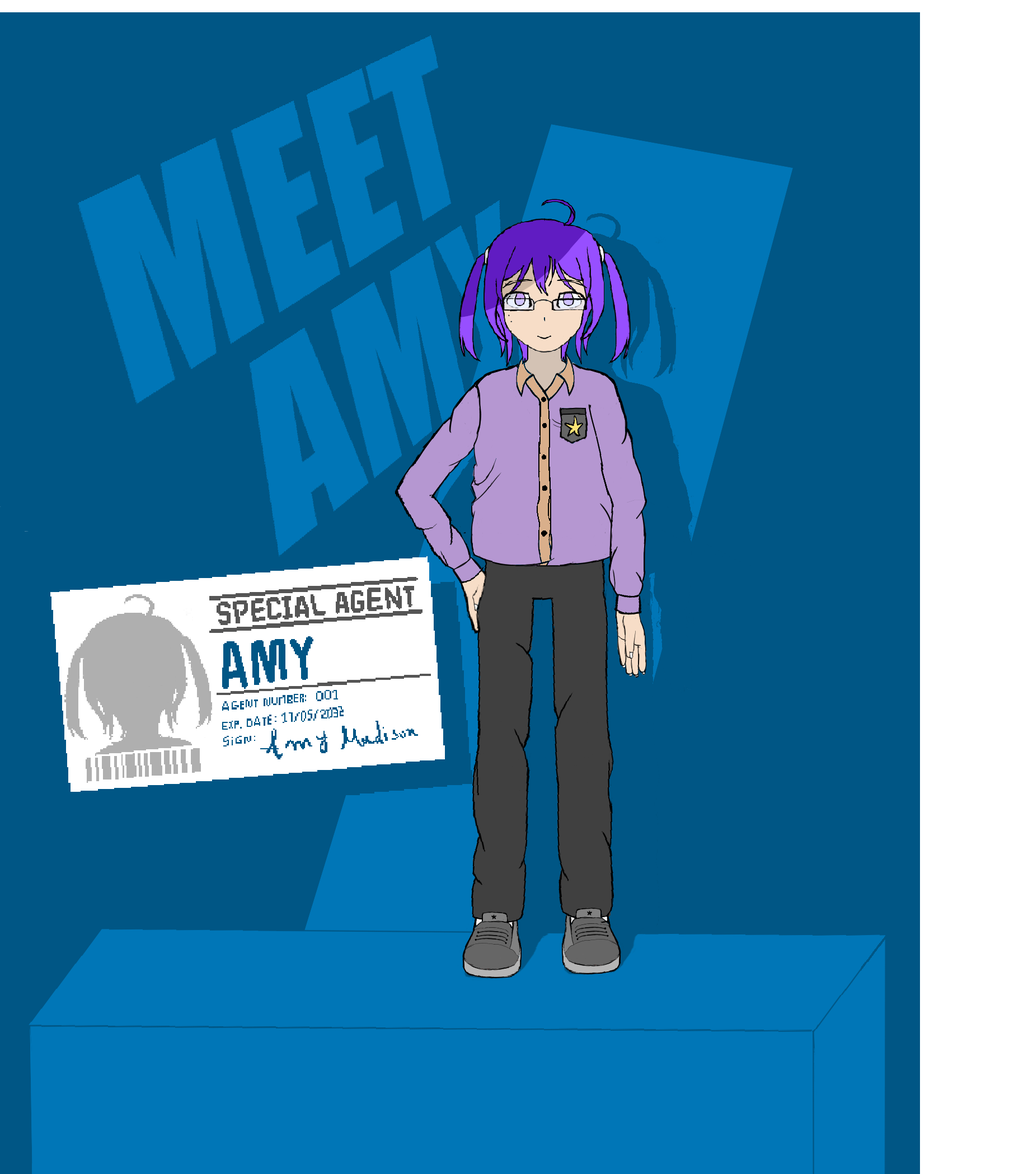
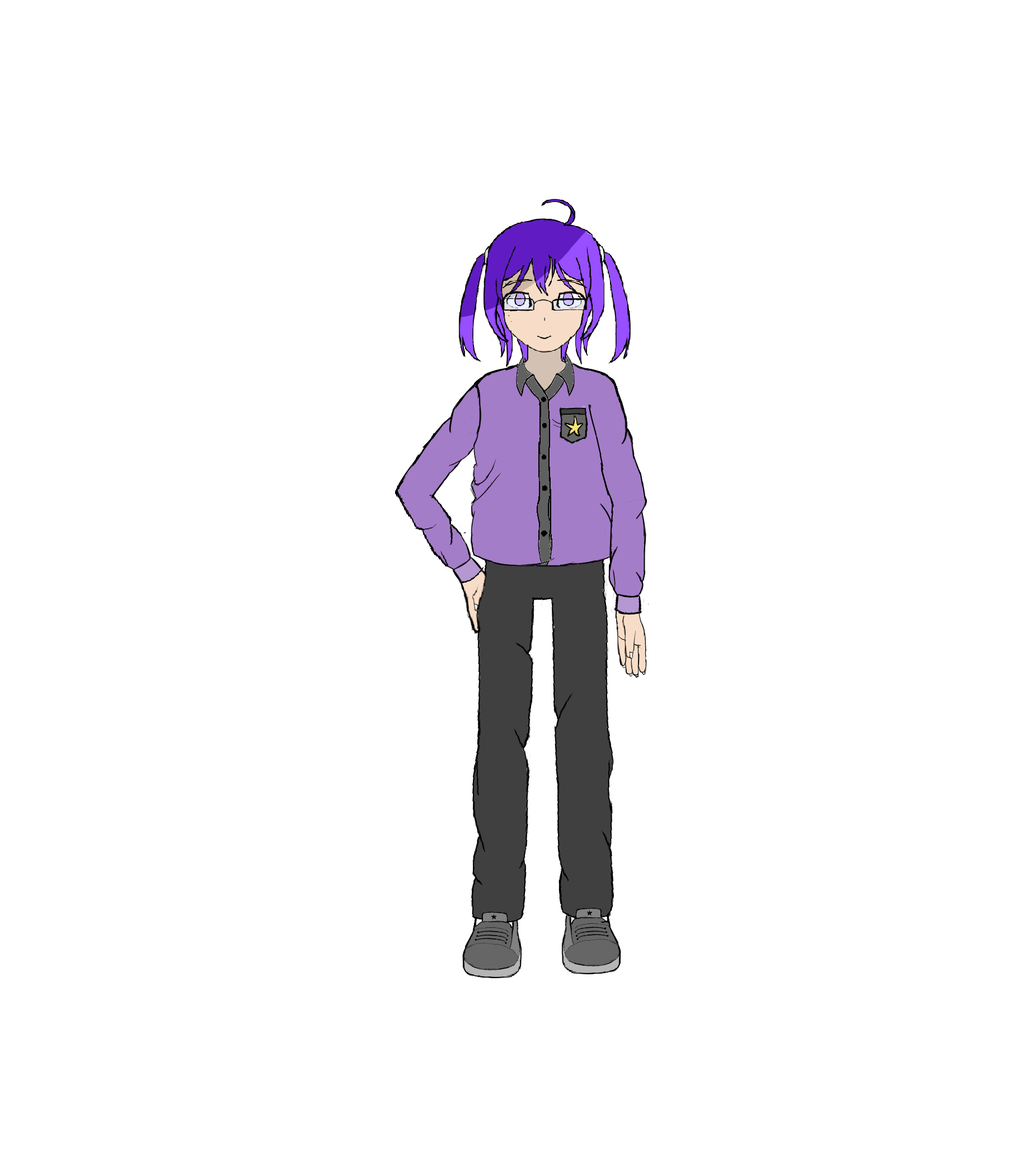
Layers edited between the first and the second w=1014, h=1174 image:
hid "patches", painted on it over (474, 196, 618, 949)
painted on "nuevo cuello" over (484, 283, 771, 463)
painted on "botones ropa" (1st of 2, in "AMY" › "ROPA") over (461, 328, 641, 652)
painted on "body" over (350, 328, 781, 687)
painted on "new right shoe" over (324, 786, 647, 1038)
painted on "new left shoe" over (395, 790, 647, 1042)
painted on "hair" over (436, 214, 688, 394)
painted on "glasses" (1st of 2, in "AMY" › "HEAD") over (473, 195, 653, 339)
painted on "left shoe" over (428, 877, 537, 985)
painted on "glasses" (2nd of 2, in "AMY" › "PINTURA") over (474, 268, 618, 340)
painted on "eyes" over (474, 268, 618, 340)
painted on "face paint" over (474, 232, 618, 412)
painted on "botones ropa" (2nd of 2, in "AMY" › "PINTURA") over (474, 303, 618, 627)
painted on "Tshirt paint" over (366, 339, 690, 663)
painted on "pants" (2nd of 2, in "AMY" › "PINTURA") over (438, 518, 654, 949)
removed layer "Amy shadow" (1st of 2) over (439, 874, 727, 1018)
hid "Amy shadow", painted on it over (331, 157, 870, 1126)
hid "amy", painted on it over (201, 180, 524, 611)
hid "meet", painted on it over (42, 12, 473, 681)
hid "floor", painted on it over (0, 876, 921, 1174)
hid "Badge", painted on it over (0, 300, 502, 838)
hid "badge shadow", painted on it over (0, 321, 525, 859)
hid "BG item", painted on it over (156, 102, 838, 1106)
hid "Background", painted on it over (0, 12, 921, 1174)
…and 1 more changes (1 painted)
